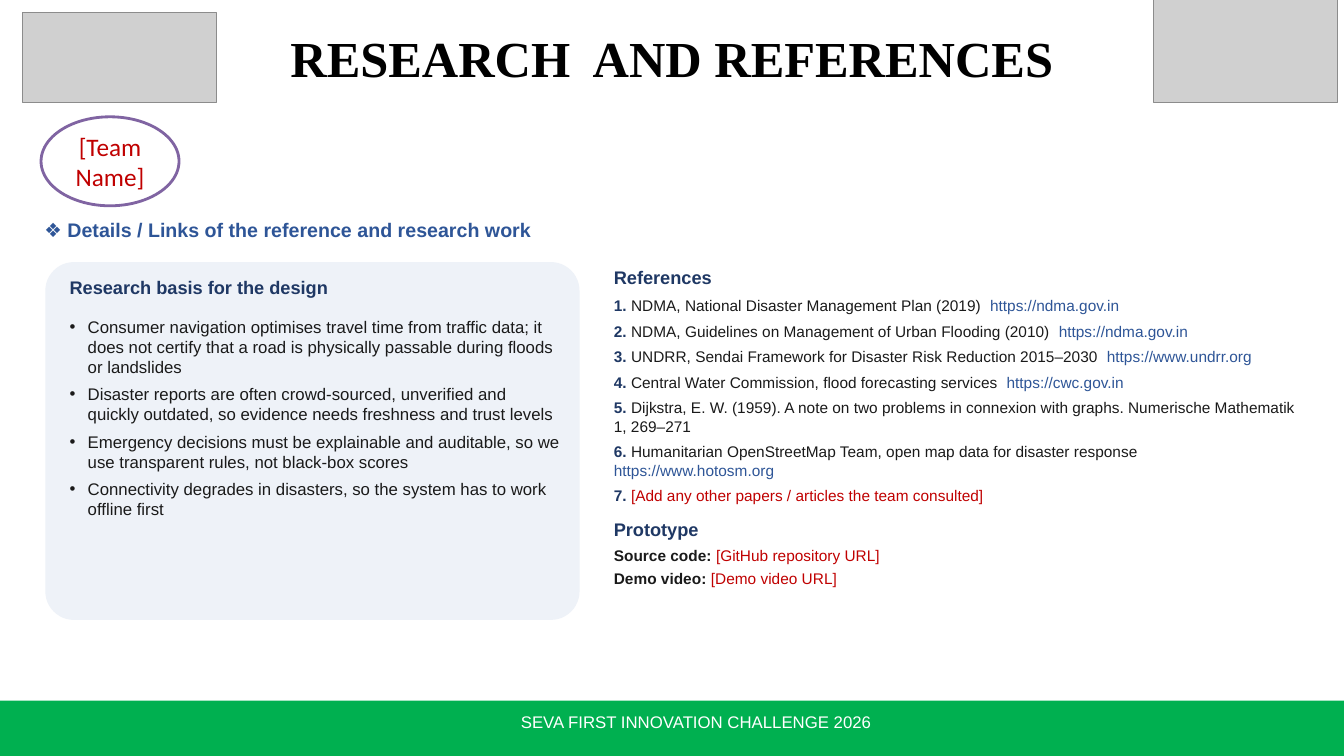
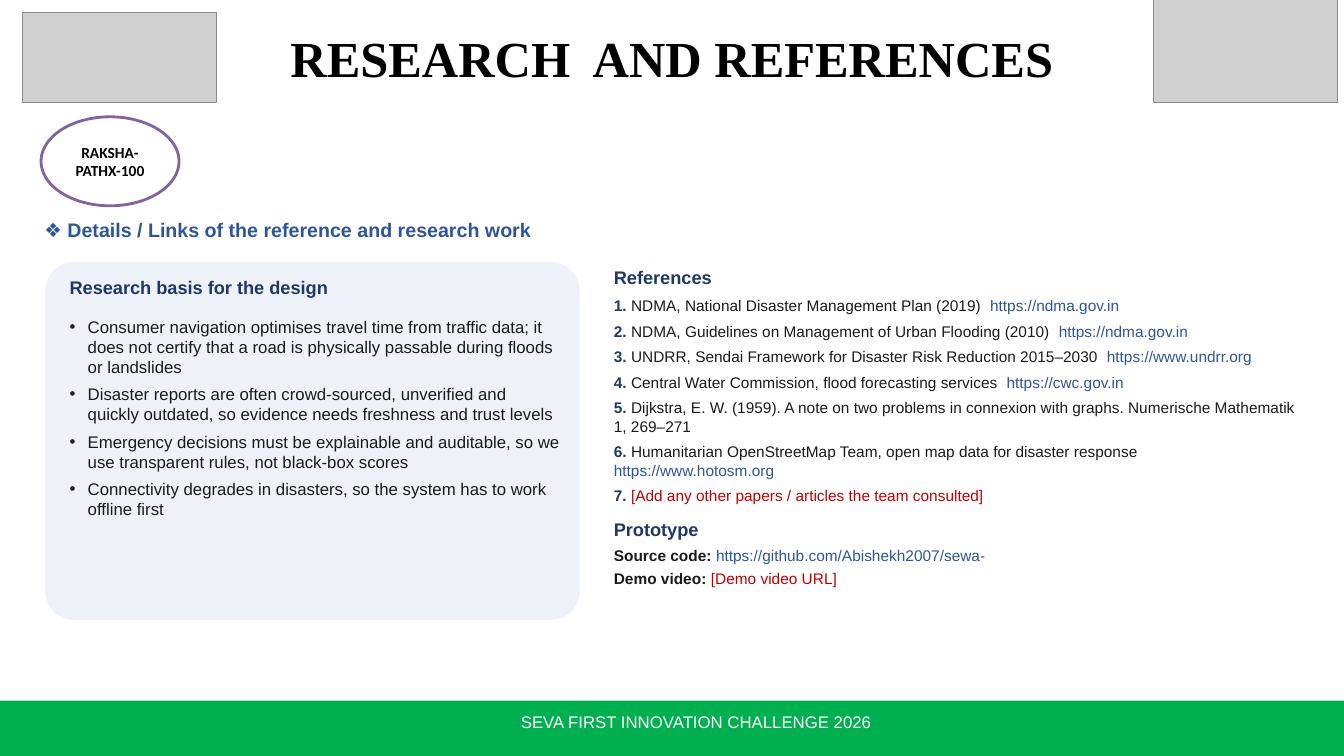
Before and after one commit to Abishekh2007/sewa-, a slide deck: slide 6 of presentation/RAKSHA-PATH X - Seva First Innovation Challenge 2026.pptx. Drawn at 1344x756 pixels with LibreOffice and Linux fonts; fonts in the diff are those of the drawing; grey boxes stand for pictures. Boxes give left, top, right and bottom in pixels: in the first picture for what was removed or moved away, otherwise in the second. Text is boxed around its words. In the diff, an @@ line names an element or a change of style, - is before the commit and + after.

Commit message:
Deck: fill PS title, team name and GitHub link

```diff
--- a/presentation/RAKSHA-PATH X - Seva First Innovation Challenge 2026.pptx
+++ b/presentation/RAKSHA-PATH X - Seva First Innovation Challenge 2026.pptx
@@ text in ellipse at (x1=76, y1=148, x2=145, y2=176): text changed; size 18 to 11 pt; text colour #C00000 to #000000; bold on @@
-[Team Name]
+RAKSHA-
+PATHX-100
@@ text at (x1=614, y1=550, x2=985, y2=564): text changed; text colour #C00000 to #2E5597 @@
-Source code: [GitHub repository URL]
+Source code: https://github.com/Abishekh2007/sewa-
```
Also in this commit, not shown: 5 other slides changed, 2 other files.
